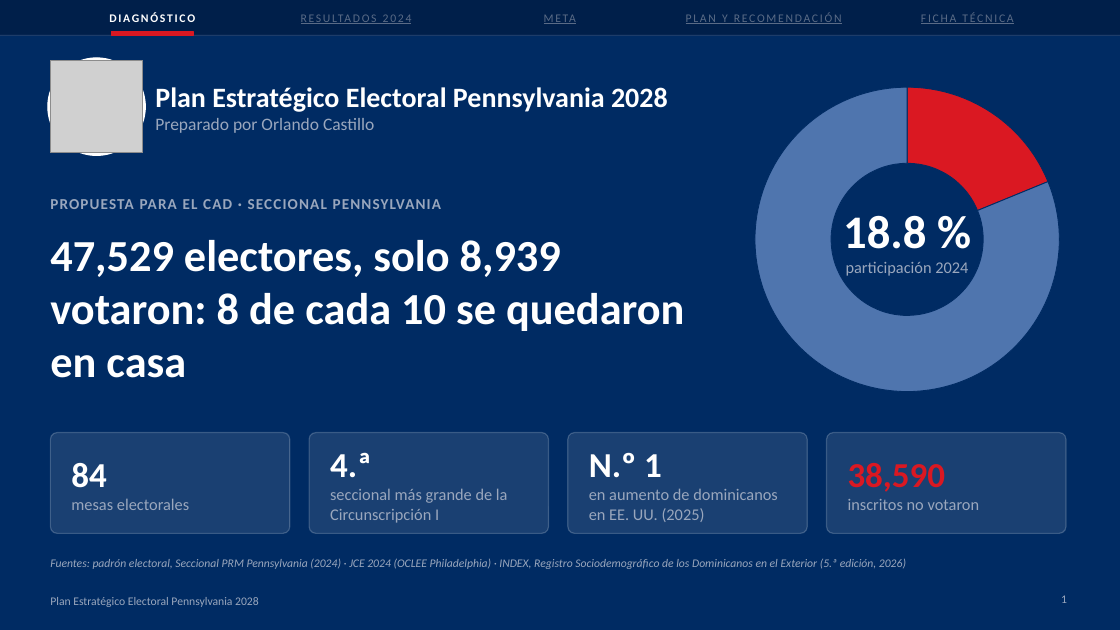
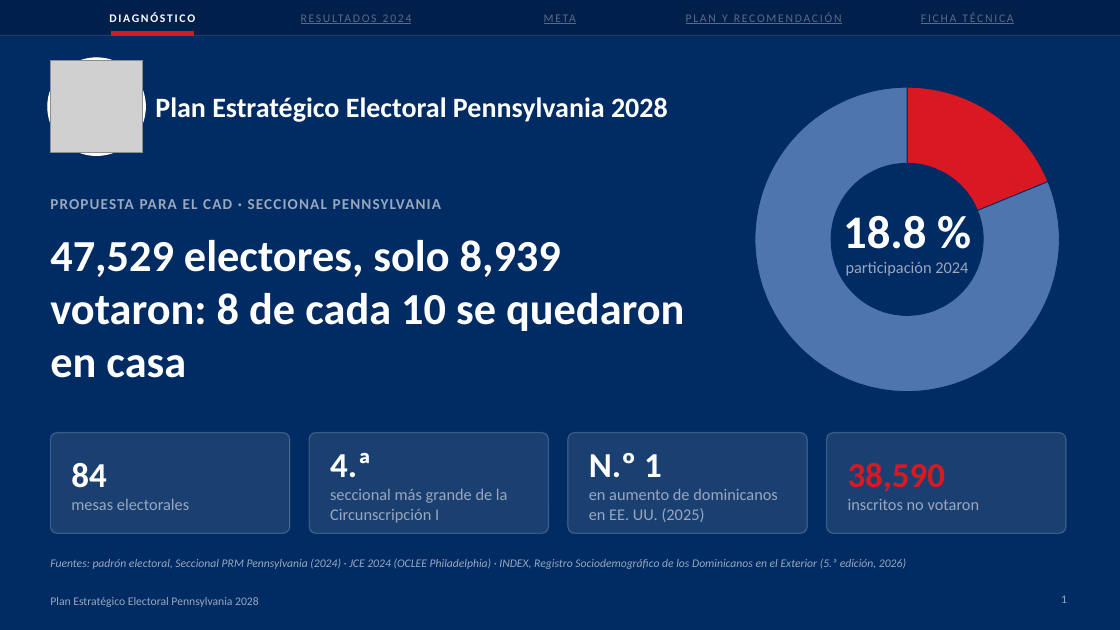
Before and after one commit to rcastillo9556/pdf-toolkit, a slide deck: slide 1 of presentaciones/Plan_Estrategico_Electoral_Pennsylvania_2028.pptx. Drawn at 1120x630 pixels with LibreOffice and Linux fonts; fonts in the diff are those of the drawing; grey boxes stand for pictures. Boxes give left, top, right and bottom in pixels: in the first picture for what was removed or moved away, otherwise in the second. Text is boxed around its words. In the diff, an @@ line names an element or a change of style, - is before the commit and + after.

```diff
--- a/presentaciones/Plan_Estrategico_Electoral_Pennsylvania_2028.pptx
+++ b/presentaciones/Plan_Estrategico_Electoral_Pennsylvania_2028.pptx
@@ text at box(155, 118, 374, 133): paragraph removed @@
-Preparado por Orlando Castillo
```
Also in this commit, not shown: 2 other files.
